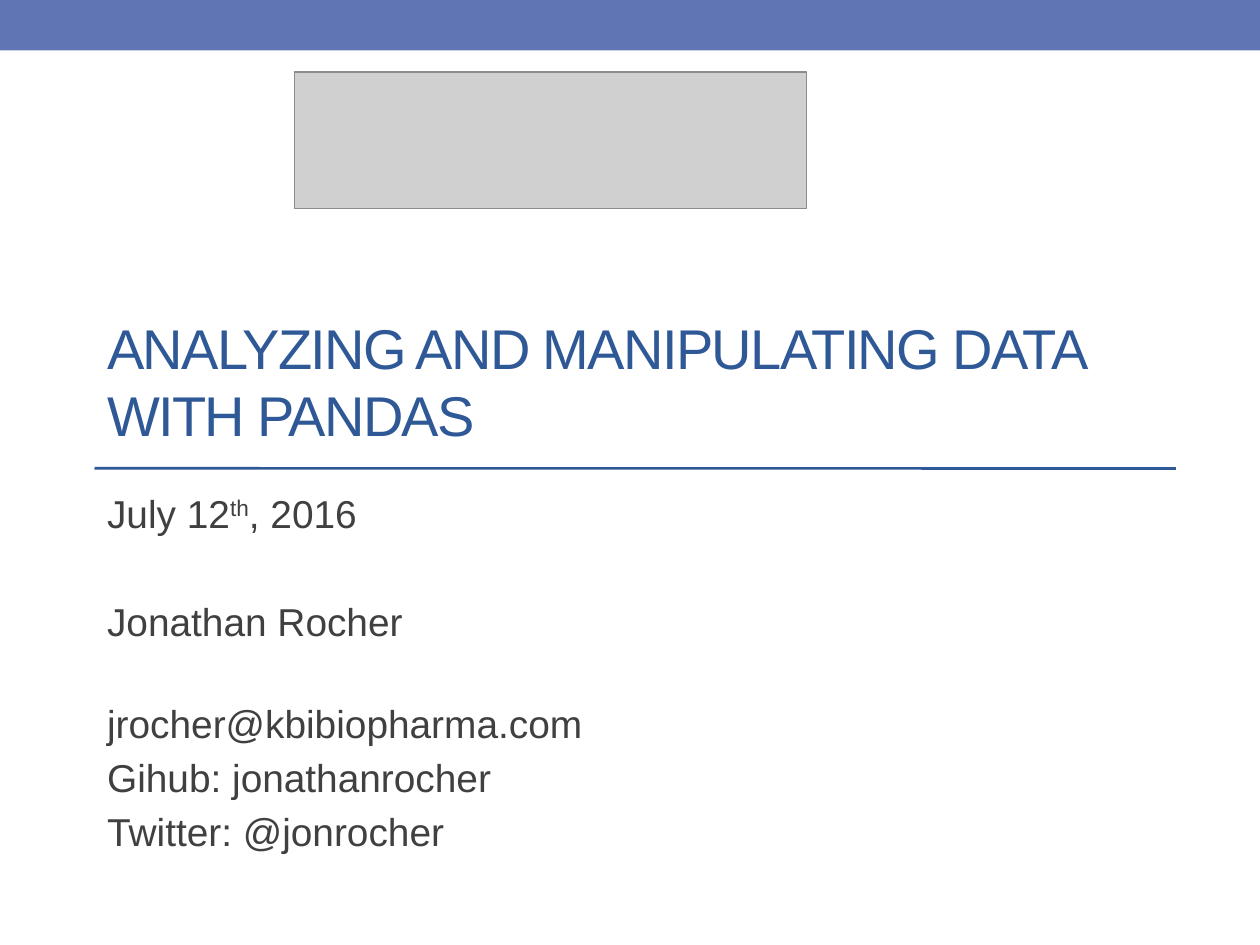
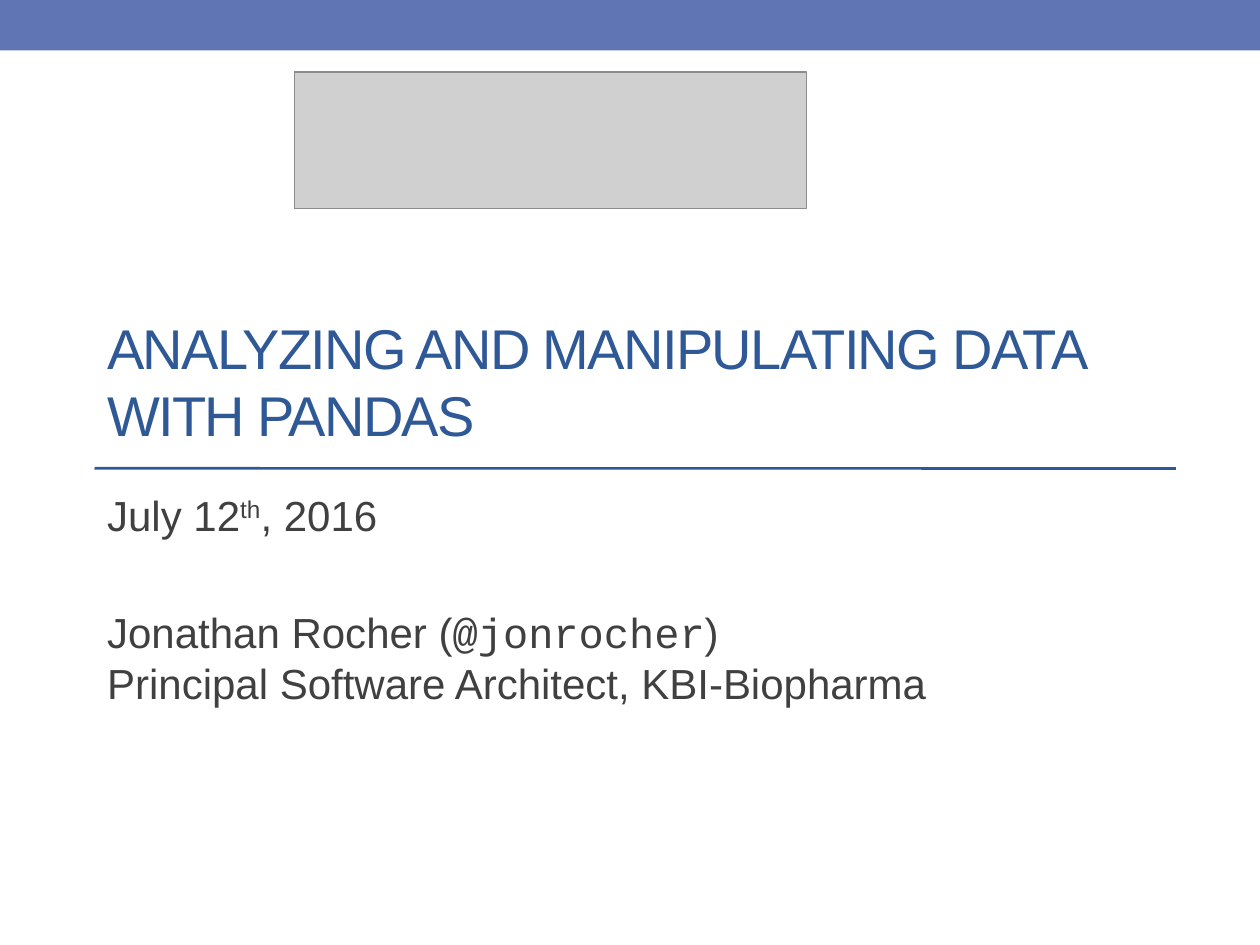
Before and after one commit to jonathanrocher/pandas_tutorial, a slide deck: slide 1 of intro_scipy2016_pandas_tutorial.pptx. Drawn at 1260x945 pixels with LibreOffice and Linux fonts; fonts in the diff are those of the drawing; grey boxes stand for pictures; background and template pictures are left out. Boxes give left, top, right and bottom in pixels: in the first picture for what was removed or moved away, otherwise in the second. Text is boxed around its words. In the diff, an @@ line names an element or a change of style, - is before the commit and + after.

```diff
--- a/intro_scipy2016_pandas_tutorial.pptx
+++ b/intro_scipy2016_pandas_tutorial.pptx
@@ subtitle at (x1=107, y1=500, x2=377, y2=539): size 22.2 to 24 pt in "July 12th, 2016" @@
@@ subtitle at (x1=107, y1=617, x2=926, y2=707): text changed; size 22.2 to 24 pt @@
-Jonathan Rocher
-jrocher@kbibiopharma.com
-Gihub: jonathanrocher
-Twitter: @jonrocher
+Jonathan Rocher (@jonrocher)
+Principal Software Architect, KBI-Biopharma
```
Also in this commit, not shown: 4 other slides changed.
